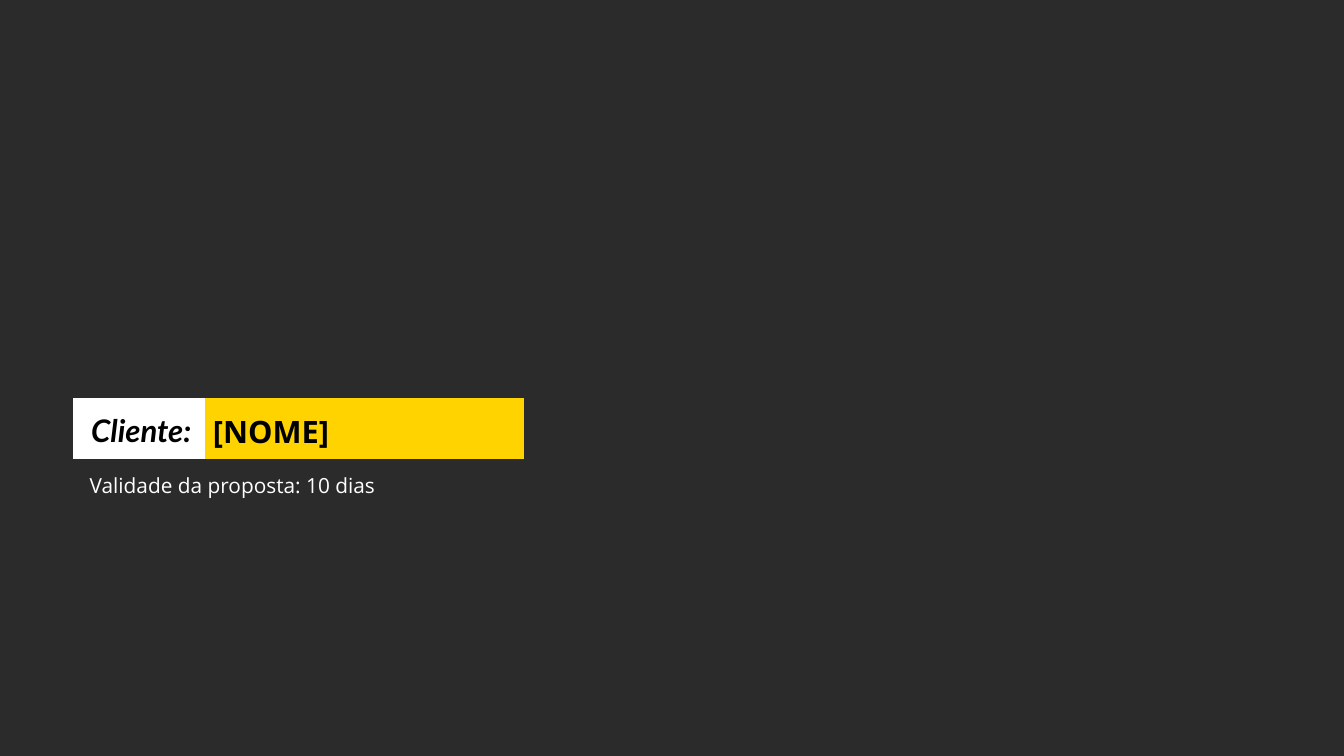
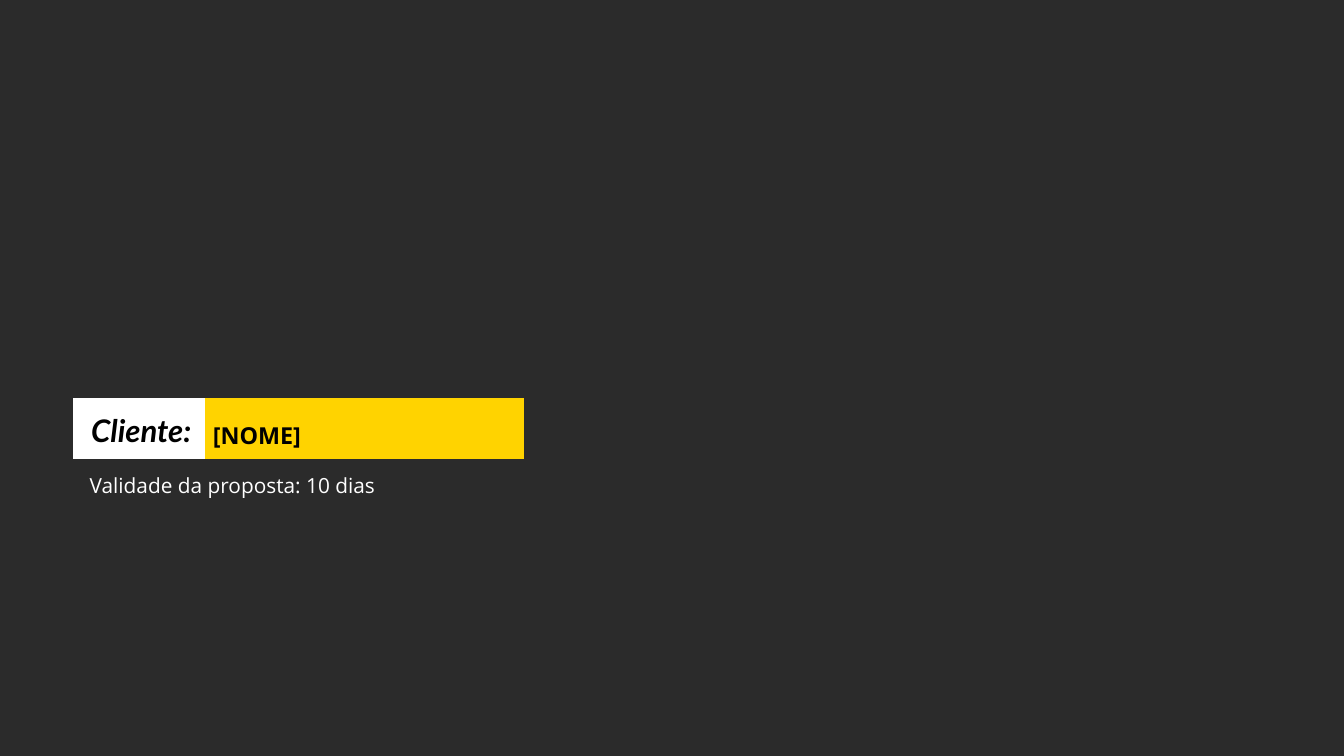
Before and after one commit to agencialumno/simulador_duofitness, a slide deck: slide 1 of templates/uno.pptx. Drawn at 1344x756 pixels with LibreOffice and Linux fonts; fonts in the diff are those of the drawing; background and template pictures are left out; a plain dark background stands for a picture behind light text. Boxes give left, top, right and bottom in pixels: in the first picture for what was removed or moved away, otherwise in the second. Text is boxed around its words. In the diff, an @@ line names an element or a change of style, - is before the commit and + after.

```diff
--- a/templates/uno.pptx
+++ b/templates/uno.pptx
@@ text "[NOME]" at (213,427,301,448): size 33 to 25 pt @@
```
Also in this commit, not shown: 2 other slides changed, 5 other files.
